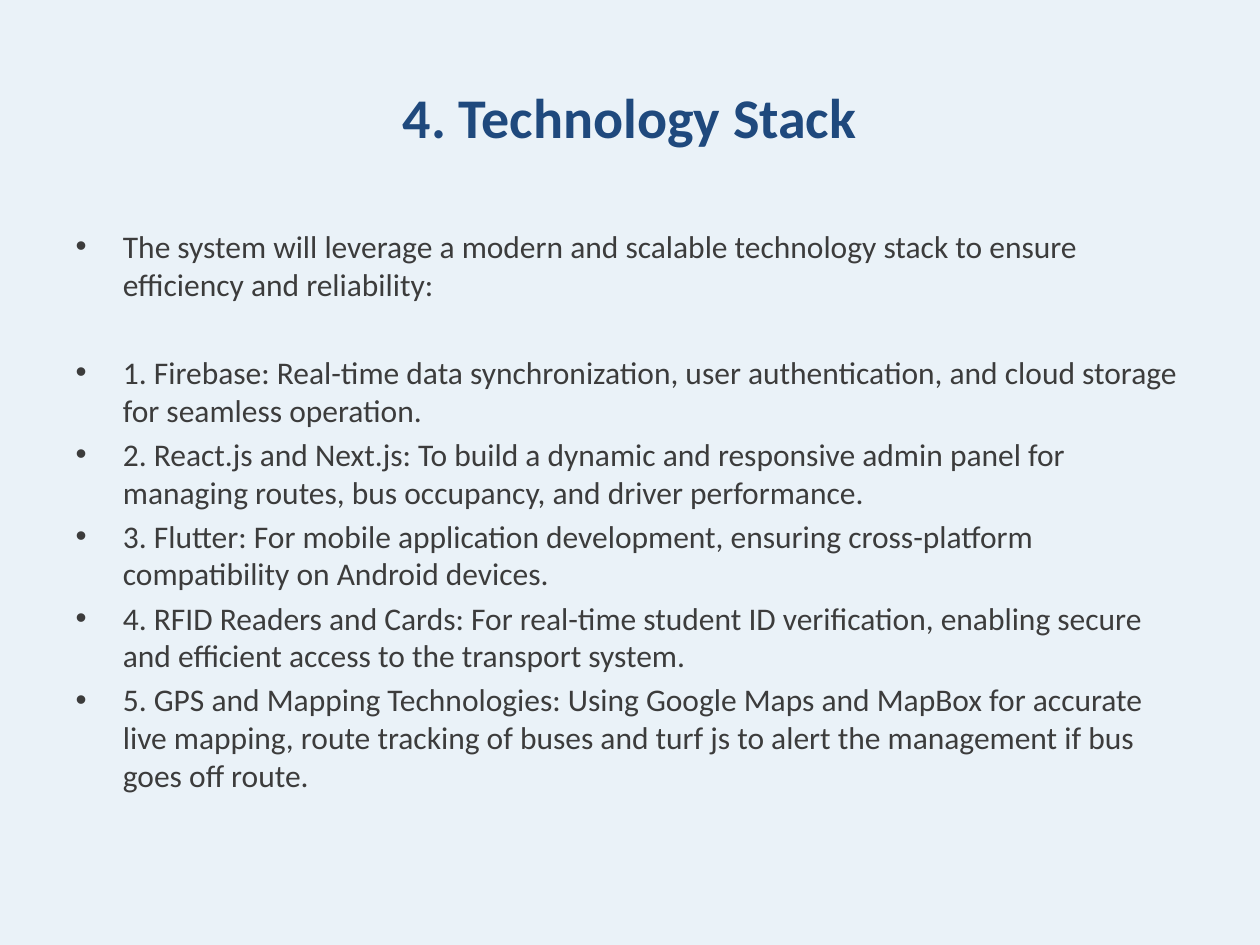
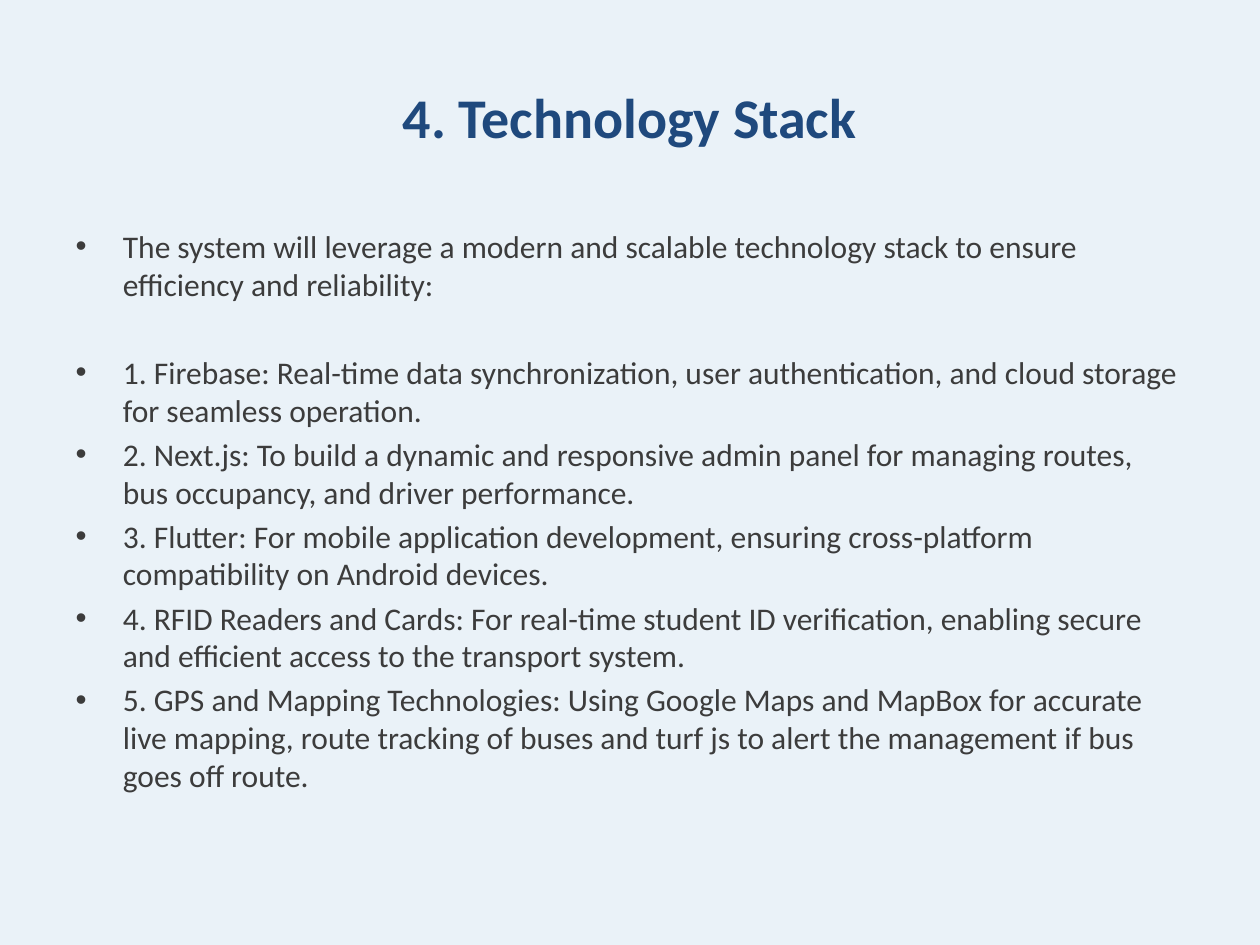
Before and after one commit to Abubakar-doc/FYP-24-SE-A-204, a slide deck: slide 7 of IDEAS/Final Ideas Submitted/Approved Idea/NTU Real-Time Bus ID Verification and Tracking.pptx. Drawn at 1260x945 pixels with LibreOffice and Linux fonts; fonts in the diff are those of the drawing. Boxes give left, top, right and bottom in pixels: in the first picture for what was removed or moved away, otherwise in the second. Text is boxed around its words. In the diff, an @@ line names an element or a change of style, - is before the commit and + after.

```diff
--- a/IDEAS/Final Ideas Submitted/Approved Idea/NTU Real-Time Bus ID Verification and Tracking.pptx
+++ b/IDEAS/Final Ideas Submitted/Approved Idea/NTU Real-Time Bus ID Verification and Tracking.pptx
@@ text at [123, 444, 1133, 509]: text changed @@
-• 2. React.js and Next.js: To build a dynamic and responsive admin panel for managing routes, bus occupancy, and driver performance.
+• 2. Next.js: To build a dynamic and responsive admin panel for managing routes, bus occupancy, and driver performance.
```
Also in this commit, not shown: 5 other files.
